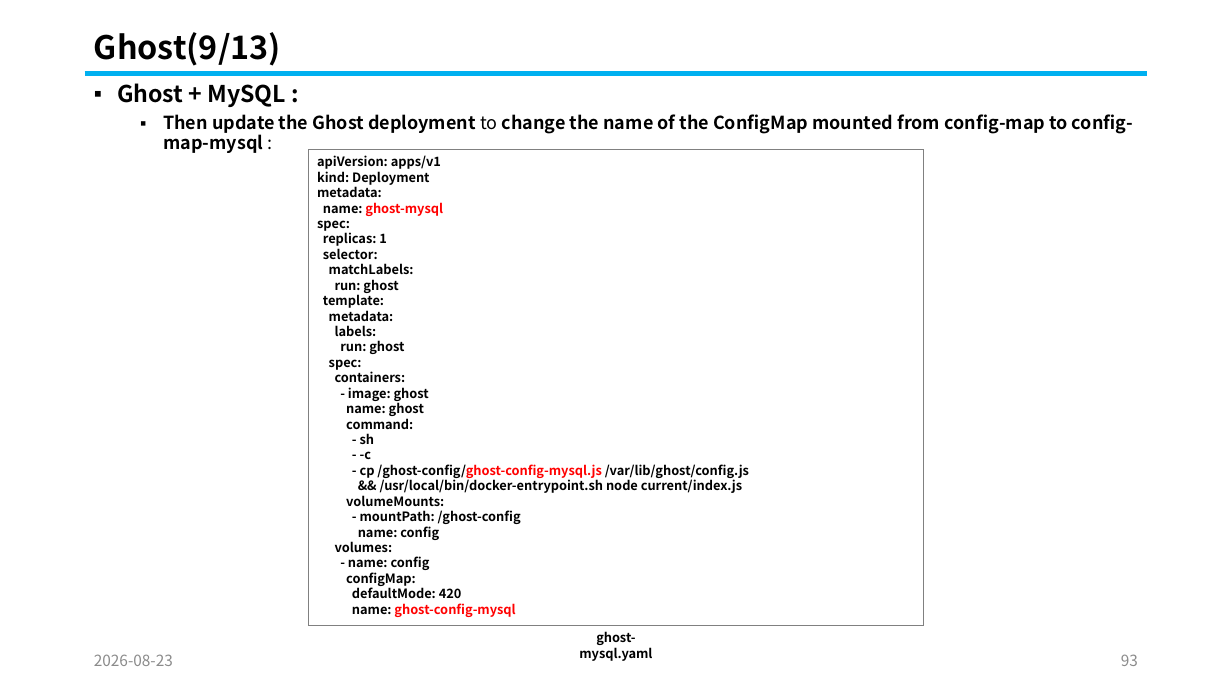
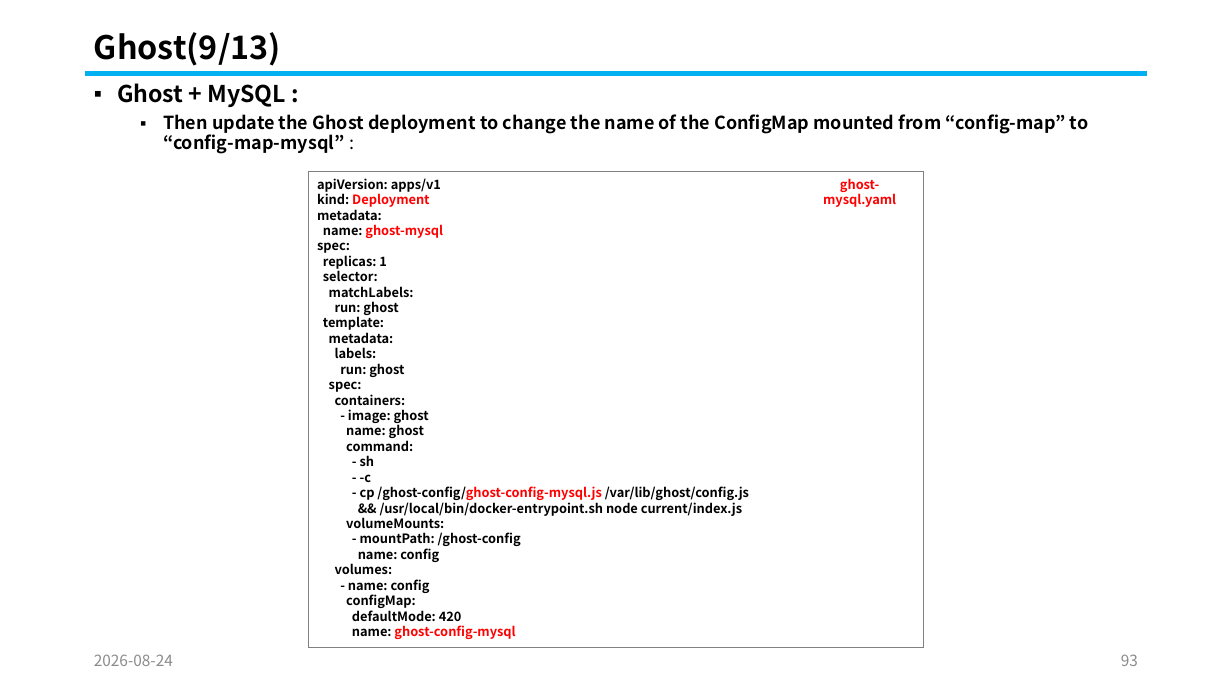
Before and after one commit to knix008/TestSimulator, a slide deck: slide 93 of Kubernetes/Kubernetes Part 05-2026.08.25.pptx. Drawn at 1232x693 pixels with LibreOffice and Linux fonts; fonts in the diff are those of the drawing. Boxes give left, top, right and bottom in pixels: in the first picture for what was removed or moved away, otherwise in the second. Text is boxed around its words. In the diff, an @@ line names an element or a change of style, - is before the commit and + after.

```diff
--- a/Kubernetes/Kubernetes Part 05-2026.08.25.pptx
+++ b/Kubernetes/Kubernetes Part 05-2026.08.25.pptx
@@ text at box(163, 114, 1089, 154): text changed @@
-  ▪ Then update the Ghost deployment to change the name of the ConfigMap mounted from config-map to config-map-mysql :
+  ▪ Then update the Ghost deployment to change the name of the ConfigMap mounted from “config-map” to “config-map-mysql” :
@@ rectangle "apiVersion: apps/v1": place and size @@
-rectangle "apiVersion: apps/v1" at box(308, 150, 924, 626)
+rectangle "apiVersion: apps/v1" at box(308, 172, 924, 648)
@@ text "ghost-mysql.yaml": place and size @@
-text "ghost-mysql.yaml" at box(579, 631, 652, 661)
+text "ghost-mysql.yaml" at box(823, 178, 896, 207)
@@ text "ghost-mysql.yaml" at box(823, 178, 896, 207): text colour #000000 to #FF0000 @@
@@ text in rectangle at box(317, 191, 429, 207): text colour #000000 to #FF0000 in "Deployment" @@
@@ text at box(94, 654, 173, 666): text changed @@
-2026-08-23
+2026-08-24
```
Also in this commit, not shown: 101 other slides changed, 17 other files.
